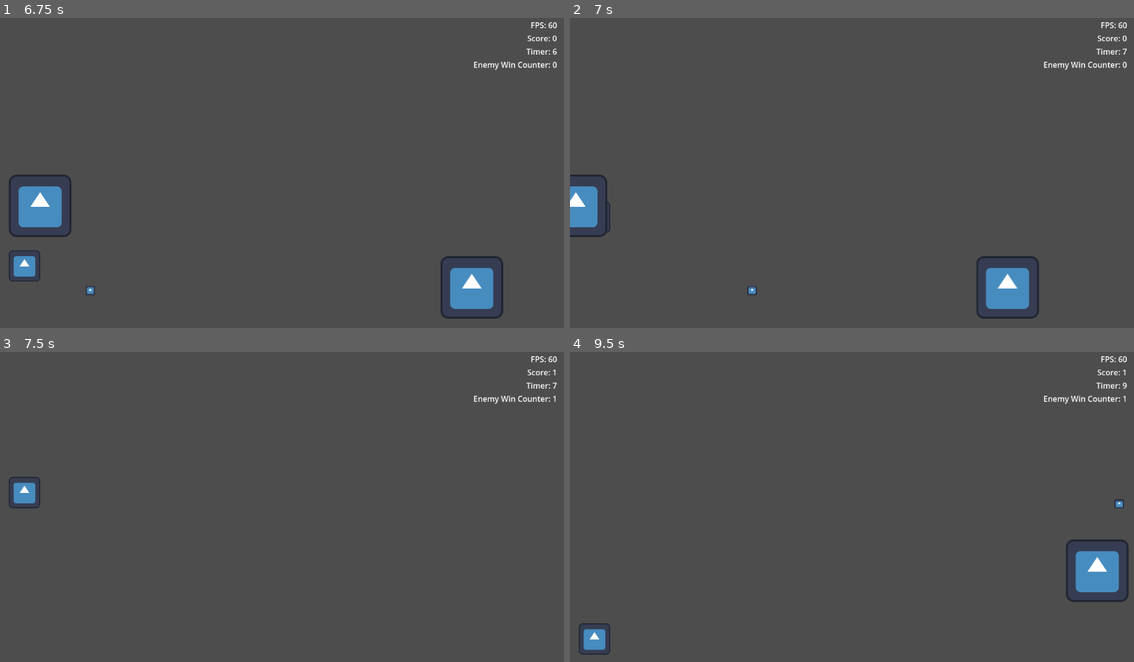
Above: before the commit, frames 1-4 (two rows, left to right).
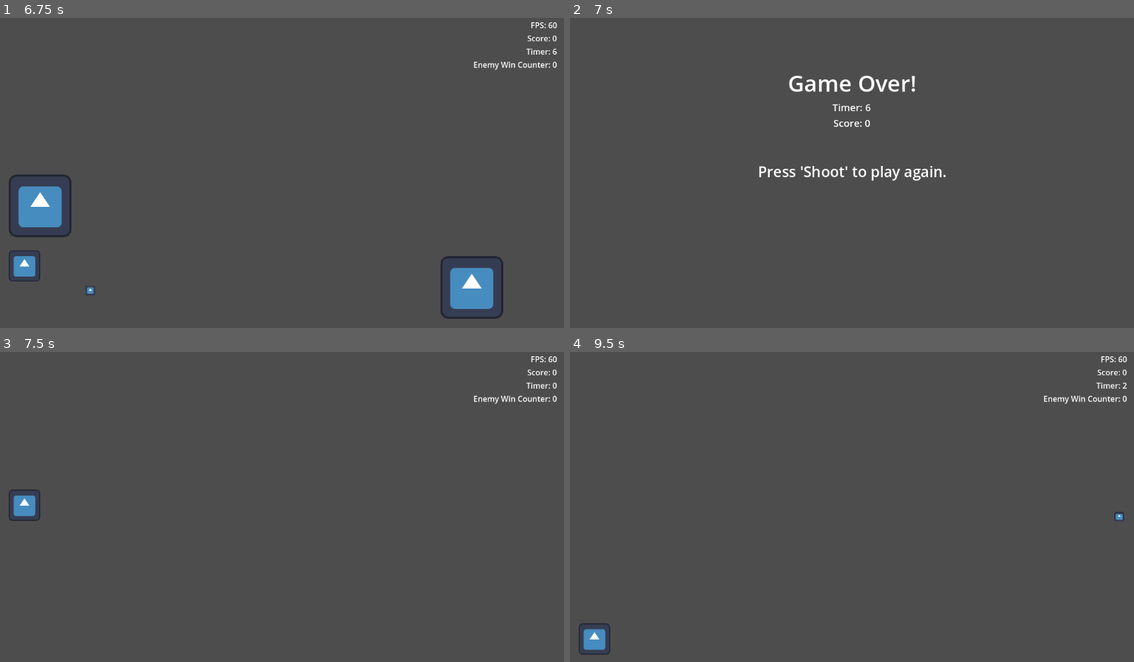
Above: after the commit, the same moments.

Repository: k1ng606/2dShooter
Game: Godot game, scene res://scenes/level.tscn
The game is run twice, just before and just after one commit, with the same random seed, the same clock (stepped at 60 frames per second) and the same inputs. The engine's default icon, where the game draws it, is replaced by a stand-in: a white triangle on a blue panel in a dark square.
Inputs:
- Up to frame 1 (6.75 s): tap Enter at 0.5 s; hold Right (right) 0.53-1.28 s; tap Space (shoot) at 0.6, 1.35, 2.1, 2.75, 2.85, 3.6, 4.35, 5.1, 5.85, 6.6 s; hold Down (down) 1.28-2.03 s; hold Right (right) 2.03-2.78 s; hold Up (up) 2.78-3.53 s; hold Left (left) 3.53-5.03 s; hold Down (down) 5.03-5.78 s; hold Right (right) 5.78-6.53 s; hold Up (up) from 6.53 s (still down)
- Up to frame 2 (7 s): keep holding Up (up)
- Up to frame 3 (7.5 s): release Up (up) at 7.28 s; hold Right (right) from 7.28 s (still down); tap Space (shoot) at 7.35 s
- Up to frame 4 (9.5 s): tap Enter at 8 s; release Right (right) at 8.03 s; hold Down (down) 8.03-8.78 s; tap Space (shoot) at 8.1, 8.85 s; hold Left (left) from 8.78 s (still down)

Frame 1 is identical in both runs. In frame 2, 3.6% of the frame differs, in the area x 0-99%, y 1-98%; in frame 3, 0.5%; in frame 4, 1.4%.

Commit message:
polish

Diff:
--- a/scripts/enemy.gd
+++ b/scripts/enemy.gd
@@ -2,11 +2,16 @@
 
 signal bullet_hit
 signal enemy_hit_goal
+signal player_hit
 var rng = RandomNumberGenerator.new()
 
 func _ready():
 	connect("area_entered", on_area_entered)
+	connect("body_entered", on_body_entered)
 
+
+func on_body_entered(_body):
+	player_hit.emit()
 
 func on_area_entered(area):
 	bullet_hit.emit()
--- a/scripts/level.gd
+++ b/scripts/level.gd
@@ -52,7 +52,18 @@
 	add_child(enemyInstance)
 	enemyInstance.bullet_hit.connect(on_bullet_hit)
 	enemyInstance.enemy_hit_goal.connect(on_enemy_hit_goal)
+	enemyInstance.player_hit.connect(on_player_hit)
 	return enemyInstance
+
+func on_player_hit():
+	call_deferred("set_score_and_show_killscreen")
+
+
+func set_score_and_show_killscreen():
+	Global.gameTime = gameTime
+	Global.score = score
+	get_tree().change_scene_to_file("res://scenes/kill_screen.tscn")
+
 
 func on_enemy_hit_goal():
 	enemyHitGoal = enemyHitGoal + 1
